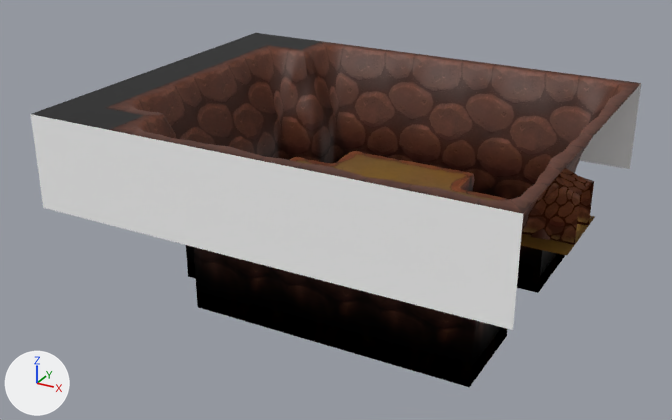
A saved change to the FBX model Bin/Resources/Meshes/TailCave/Lv01TailCave_06B.fbx.
Before and after are seen from a 50 mm camera at (0.13, -0.2466, 0.1142) aimed at (-0.0029, -0.0049, -0.0067). Arrows for +X, +Y and +Z are at lower left; the lights stay in place. Where no turn or scale is listed for an object, it has been applied to the vertices.

Objects in the first picture: 'Lv01TailCave_06B1__MI_DungeonCrackedWallLv01_02', 'Lv01TailCave_06B1__MI_DungeonRoof_01', 'Lv01TailCave_06B1__MI_d1_f_floor_a_01', 'Lv01TailCave_06B1__MI_d1_w_wall_a_01', 'Lv01TailCave_06B1__MI_d1_w_wall_a_03', 'Lv01TailCave_06B1__MI_d1_w_wall_a_04', 'Lv01TailCave_06B1__black'.
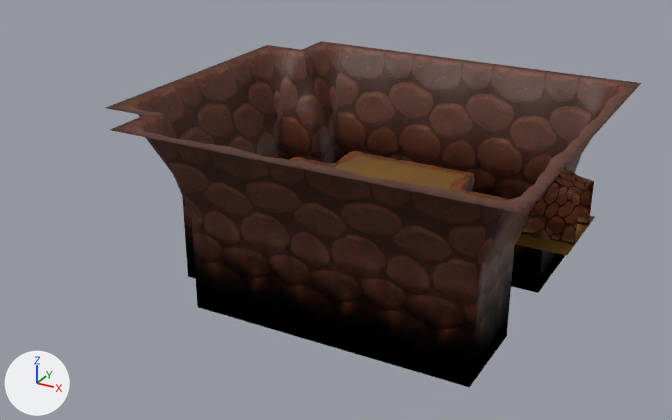
What differs and where, as boxes (x1, y1, x2, y2) in the pictures (672 x 420 px):
'Lv01TailCave_06B1__MI_DungeonRoof_01', deleted
    before: (31, 84, 641, 330)
'Lv01TailCave_06B1__black', deleted (black)
    before: (32, 33, 321, 130)

Patch to the scene script:
```diff
--- a/Bin/Resources/Meshes/TailCave/Lv01TailCave_06B.fbx.py
+++ b/Bin/Resources/Meshes/TailCave/Lv01TailCave_06B.fbx.py
@@ ob_lv01tailcave_06b1__mi_dungeonroof_01 @@
-ob_lv01tailcave_06b1__mi_dungeonroof_01 = bpy.data.objects.new('Lv01TailCave_06B1__MI_DungeonRoof_01', me_mesh_001)
-ob_lv01tailcave_06b1__mi_dungeonroof_01.location = (0.0, 0.0, 0.0)
@@ ob_lv01tailcave_06b1__black @@
-ob_lv01tailcave_06b1__black = bpy.data.objects.new('Lv01TailCave_06B1__black', me_mesh_006)
-ob_lv01tailcave_06b1__black.location = (0.0, 0.0, 0.0)
```
